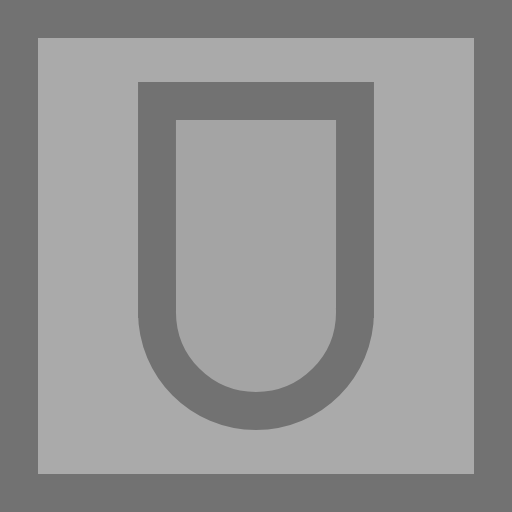
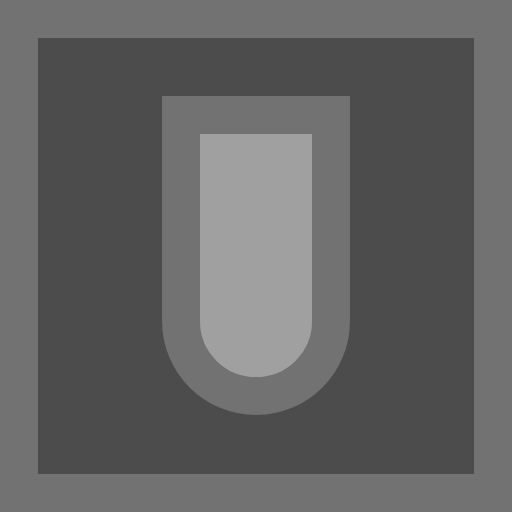
Comparing the layer stacks of the two 512x512 images. Changes:
hid "Pipe" over [138, 82, 374, 430]
